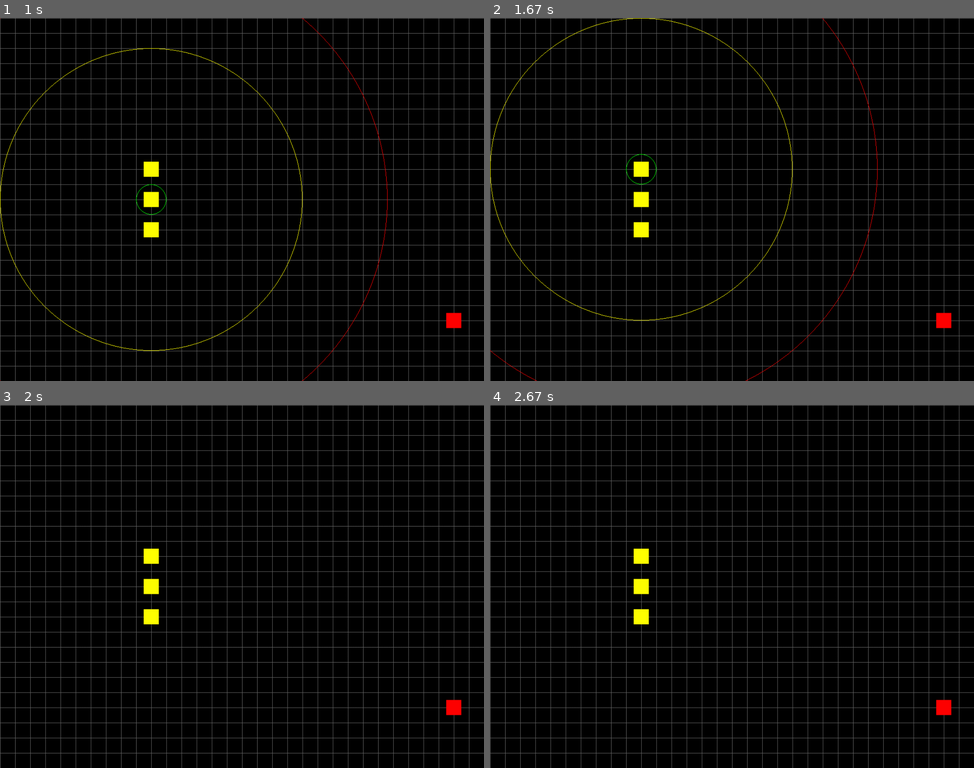
Above: before the commit, frames 1-4 (two rows, left to right).
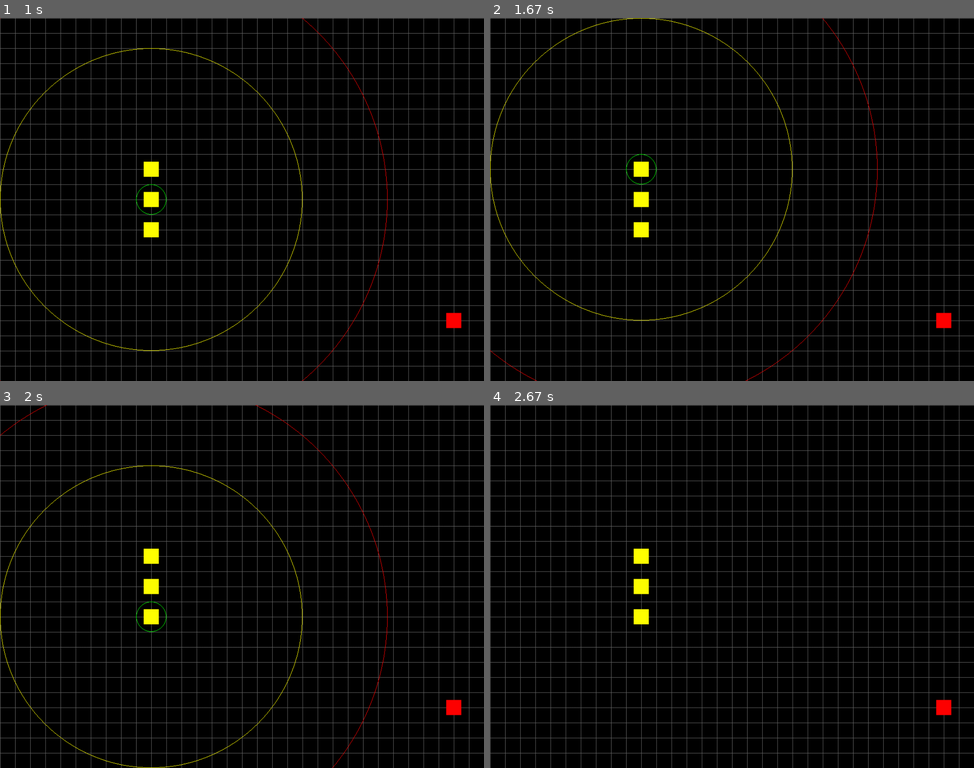
Above: after the commit, the same moments.

Repository: MarcSlakey/40k
Game: pygame game, started from pygame/main.py
Same seed, same stepped clock (60 frames per second), same inputs: the game is played once before the commit and once after it.
Inputs (mouse positions are in pixels of both pictures, inside the frame that each line leads up to):
- Up to frame 1 (1 s): tap Space at 0.33 s; click (150, 199) at 0.72 s
- Up to frame 2 (1.67 s): press the mouse at (640, 228) at 1.03 s; move the mouse to (601, 221) at 1.13 s; release the mouse at (557, 217) at 1.27 s; click (640, 170) at 1.38 s
- Up to frame 3 (2 s): click (150, 615) at 1.72 s
- Up to frame 4 (2.67 s): press the mouse at (640, 557) at 2.03 s; move the mouse to (630, 637) at 2.13 s; release the mouse at (615, 724) at 2.27 s

Frames 1-2 are identical in both runs. In frame 3, 0.8% of the frame differs, in the area x 0-81%, y 0-100%; in frame 4, nothing differs.

Commit message:
Added.modified comments, attempted (but failed) to fix the move-revert bug

Diff:
--- a/pygame/main.py
+++ b/pygame/main.py
@@ -1,19 +1,12 @@
-"""Selection Test
-
-Expands upon the shoot_test to allow selection between multiple models.
+"""40k Pygame
 
 Three Sprites are spawned, two named model1 and model2, and the other named target.
 
 Left clicking a sprite selects it, left clicking empty space deselects it.
-
-
+	Selecting a model causes three circles to be drawn: yellow for move distance, red for weapon range, and green to highlight the selected sprite.
 Right click moves the model to the clicked location if it within the remaining move distance.
 Space resets the selected model to its original position and restores its max move distance.
-Middle click will attempt to delete the target.
-If model is within shooting range of target, target will be killed. If it is not in range, it will not.
-
-The sprite's weapon range is set in sprites.py.
-Displays this value as a circle whose radius is weapon range.
+Middle click will attempt to delete the target. If the model selected is within shooting range of target, the target will be killed.
 """
 
 import pygame
@@ -25,16 +18,15 @@
 class Game:
 	def __init__(self):
 		#Initialize program, game window, etc.
-		pygame.init()				#Always needed to initialize pygame
+		pygame.init()				#Always needed
 		pygame.mixer.init()			#Always needed if you want any sound
 		self.screen = pygame.display.set_mode((WIDTH, HEIGHT))
 		pygame.display.set_caption(TITLE)
 		self.clock = pygame.time.Clock()		#Creates a new Clock object that can be used to track an amount of time.
 		self.running = True						#		Provides several functions to help control a game's framerate.
 
+	#Initialize a new game
 	def new(self):
-		#Start a new game
-		print(pygame.MOUSEBUTTONUP)
 
 		self.all_sprites = pygame.sprite.Group() 	#All-inclusive group of sprites, simplifies updating and drawing
 		self.model_sprites = pygame.sprite.Group()
@@ -51,14 +43,27 @@
 		self.selected_model = None
 		self.run()
 
+	#Main Game Loop
 	def run(self):
-		#Game Loop
 		self.playing = True
 		while self.playing:
 			self.clock.tick(FPS)	#Update the clock. Should be called once per "frame" (game loop?)
-			self.events()
+			self.events()		#Meat of the program
 			self.update()
 			self.draw()
+
+	#Sets sprites back to their starting positions when the spacebar is pressed
+	def reset_moves(self):
+		keys = pygame.key.get_pressed()
+		if self.selected_model != None and keys[pygame.K_SPACE]:
+			if self.selected_model.x != self.selected_model.original_pos[0] and self.selected_model.y != self.selected_model.original_pos[1]:
+				print("\nSprite at ({},{}) reset to original_pos = ({},{})".format(self.selected_model.x, self.selected_model.y,
+																				self.selected_model.original_pos[0], self .selected_model.original_pos[1]))
+				#sloppy fix to move-reset bug; sometimes space needed to be pressed several times to reset the model's position
+				while self.selected_model.x != self.selected_model.original_pos[0] or self.selected_model.y != self.selected_model.original_pos[1]:
+					self.selected_model.x = self.selected_model.original_pos[0]
+					self.selected_model.y = self.selected_model.original_pos[1]
+					self.selected_model.max_move = self.selected_model.original_max_move
 
 	def events(self):
 		#Game Loop - Event Handling
@@ -69,13 +74,7 @@
 				self.running = False
 
 			elif event.type == pygame.KEYDOWN:
-				keys = pygame.key.get_pressed()
-				if self.selected_model != None and keys[pygame.K_SPACE]:
-					print("\nSprite at ({},{}) reset to original_pos = ({},{})".format(self.selected_model.x, self.selected_model.y,
-																						self.selected_model.original_pos[0], self .selected_model.original_pos[1]))
-					self.selected_model.x = self.selected_model.original_pos[0]
-					self.selected_model.y = self.selected_model.original_pos[1]
-					self.selected_model.max_move = self.selected_model.original_max_move
+				self.reset_moves()
 
 
 			elif event.type == pygame.MOUSEBUTTONUP:
@@ -86,10 +85,14 @@
 								self.selected_model = self.model
 
 				elif self.selected_model != None:
-					if event.button == 1:		#mouse event.buttom refers to interger values: 1(left), 2(middle), 3(right), 4(scrl up), 5(scrl down)
-						self.selected_model = None
+					if event.button == 1:
+						for self.model in self.model_sprites:
+							if self.model.rect.collidepoint(pygame.mouse.get_pos()[0], pygame.mouse.get_pos()[1]):
+								self.selected_model = self.model
+							else:	#commenting these 2 lines out allows selection of new sprite while one is selected; ideally want that as well as deselection functionality
+								self.selected_model = None
 
-					elif event.button == 2: 	#mouse event.buttom refers to interger values: 1(left), 2(middle), 3(right), 4(scrl up), 5(scrl down)
+					elif event.button == 2:
 						shot_x = self.selected_model.x - pygame.mouse.get_pos()[0]
 						shot_y = self.selected_model.y - pygame.mouse.get_pos()[1]
 						shot_distance = find_hypotenuse(shot_x, shot_y)
@@ -97,7 +100,7 @@
 							if self.target.rect.collidepoint(pygame.mouse.get_pos()[0], pygame.mouse.get_pos()[1]):		#Returns true if the spot clicked is in the target's rect
 								self.target.kill()
 
-					elif event.button == 3: 	#mouse event.buttom refers to interger values: 1(left), 2(middle), 3(right), 4(scrl up), 5(scrl down)
+					elif event.button == 3:
 						self.selected_model.dest_x = pygame.mouse.get_pos()[0]
 						self.selected_model.dest_y = pygame.mouse.get_pos()[1]
 
@@ -136,7 +139,7 @@
 g = Game()
 g.show_start_screen()
 
-while g.running:		#self.running always starts as True on __init__
+while g.running:		#self.running always starts as True on Game __init__
 	g.new()
 	g.show_go_screen()
 
--- a/pygame/settings.py
+++ b/pygame/settings.py
@@ -4,7 +4,7 @@
 TITLE = "Mouse Test"
 WIDTH = 1024	# 16 * 64 or 32 * 32 or 64 * 16 		Values that are even divisible by 16, 32, or 64 to ensure complete squares with
 HEIGHT = 768	# 16 * 48  or 32 * 24 or 64 * 12			map sizes listed (ex: 16 tiles by 64 tiles).
-FPS = 30	#locks the FPS
+FPS = 30		#locks the FPS
 
 #define simple color constants
 WHITE = (255, 255, 255)
--- a/pygame/sprites.py
+++ b/pygame/sprites.py
@@ -18,10 +18,10 @@
 		self.image.fill(color)
 		self.rect = self.image.get_rect()
 		self.vx, self.vy = (0, 0)
-		self.x = x * TILESIZE		#spawn x coordinate; allows initializing with a tile number which is converted to pixels
+		self.x = x * TILESIZE		#spawn x coordinate; allows initializing with a tile number which is then converted to pixels
 		self.y = y * TILESIZE 		#spawn y coordinate
 		self.pos = self.x, self.y
-		self.original_pos = (self.x, self.y)	#tuple holding the start pos
+		self.original_pos = (self.x, self.y)
 		self.dest_x = 0
 		self.dest_y = 0
 		self.shot_dest_x = 0
--- a/shooting_sim.py
+++ b/shooting_sim.py
@@ -1,14 +1,14 @@
 """40k small-scale battle simulator
 
 Allows for custom creation of two armies with any amount of squads and units.
-Structured with nested classe objects: Army > Squad > Unit > Weapon.
+Structured with nested class objects: Army > Squad > Unit > Weapon.
 Armies, squads, units, and weapons are all chosen in the main() function of this module.
 Units are individually assigned weapons (currently no limit).
 Units are automatically targetted and killed in the order in which they were created.
 Additionally, units fire their weapons in the order in which they were created.
 Which army moves first can be changed just above main()
 
-Currently only handles one of the four 40k turn phases: the shooting phase.
+Currently only handles one of the five 40k turn phases: the shooting phase.
 
 Functions:
 	army_attack_army: Makes each unit in a given army fire its weapon until either every unit has fired all of its shots or the enemy army is dead
Not shown, changed: .gitignore
